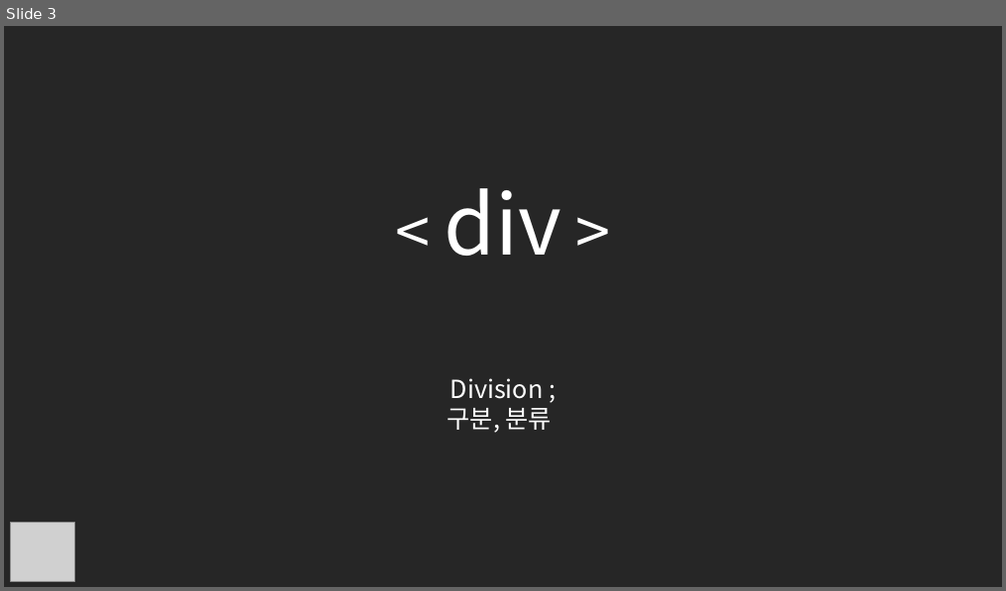
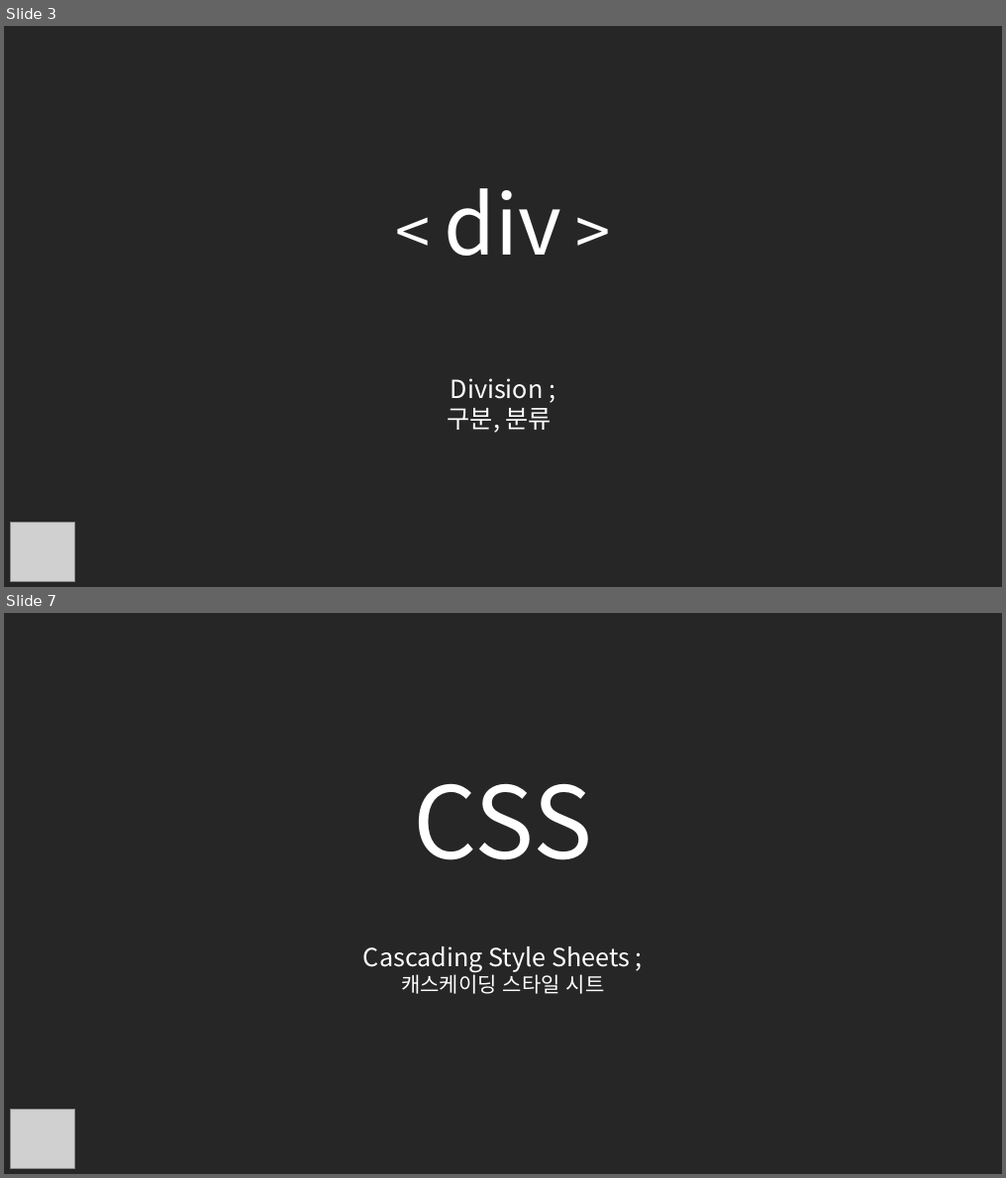
Before and after one commit to MojitoBar/TheDevelopers, a slide deck: 동아리스터디ppt/개발자들_0920_HTML.pptx. Shown one above the other, each under a label of ours: slide 3 before the commit, slides 3 and 7 after it; the slides between them are not shown. The pictures are 1006x591 and 1006x1178 pixels, drawn with LibreOffice and Linux fonts; fonts in the diff are those of the drawing; grey boxes stand for pictures. Boxes give left, top, right and bottom in pixels: in the first picture for what was removed or moved away, otherwise in the second. Text is boxed around its words. In the diff, an @@ line names an element or a change of style, - is before the commit and + after.

```diff
--- a/동아리스터디ppt/개발자들_0920_HTML.pptx
+++ b/동아리스터디ppt/개발자들_0920_HTML.pptx
@@ slide 7 added at box(4, 613, 1002, 1174), background #262626 @@
@@ text added at box(414, 784, 592, 861), 96 pt, text #FFFFFF @@
+CSS
@@ text added at box(363, 947, 630, 994), 24 pt, text #FFFFFF @@
+Cascading Style Sheets ;
+캐스케이딩 스타일 시트
@@ picture added at box(11, 1109, 74, 1169) @@
```
Also in this commit, not shown: 2 slides changed, 31 other slides added, 14 slides removed, 1 other file.
